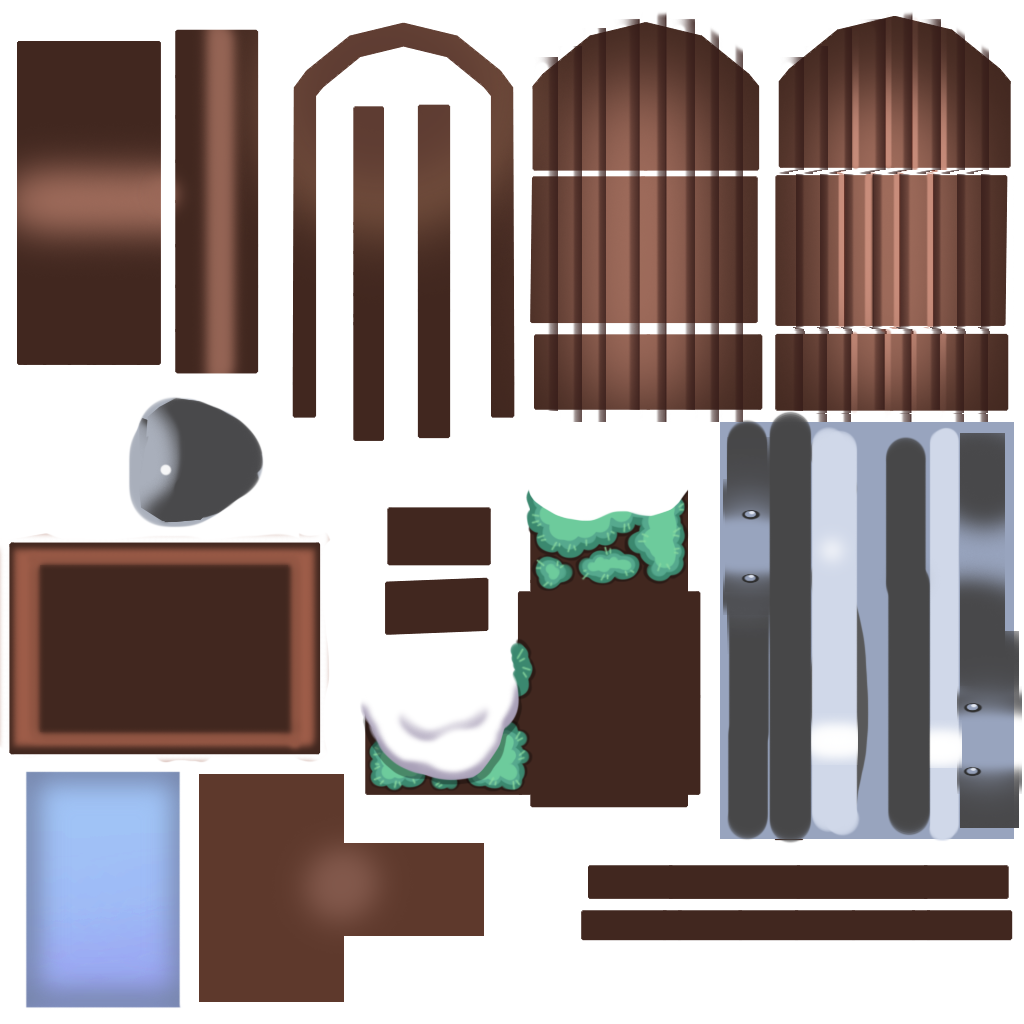
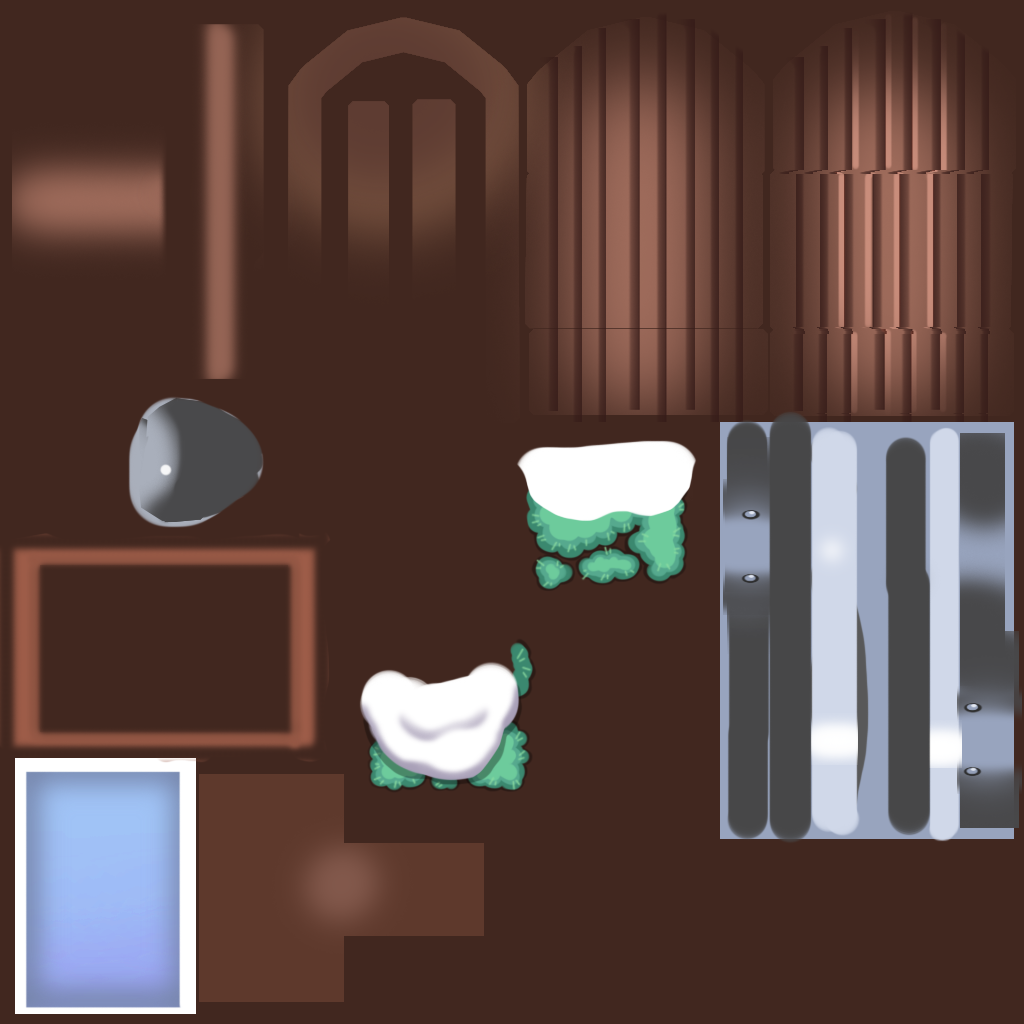
Before/after of a 1024×1024 layered artwork. What changed in the layer stack:
painted on "Layer 21" over [158, 120, 191, 282]
painted on "Layer 2" over [4, 11, 1018, 1019]
added layer "Layer 34" over [0, 0, 1024, 1024]
